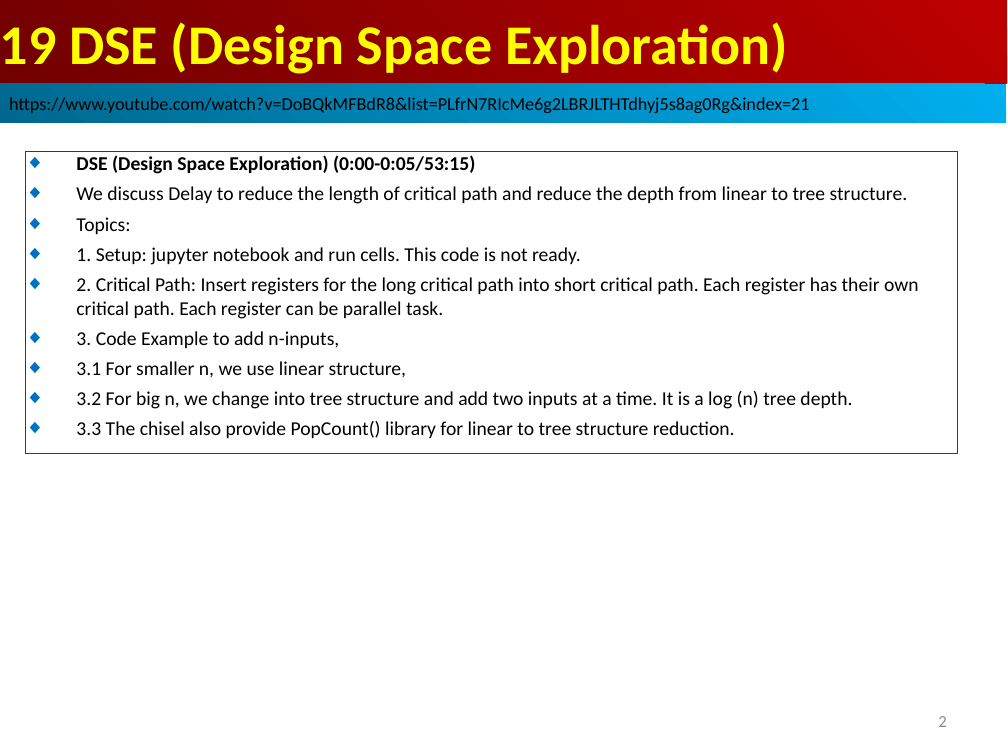
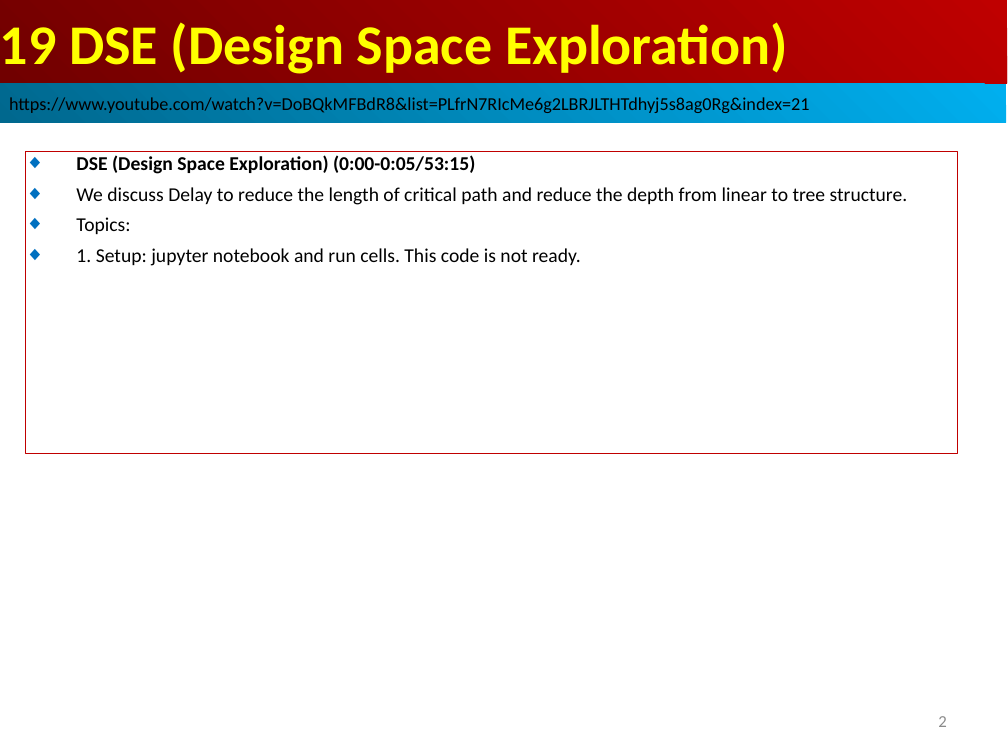
Before and after one commit to peterhchen/AIU_CS800_Chisel, a slide deck: slide 2 of 500_UCSC_HWD/019_DSE/000_Video/019.DSE.ppt. Drawn at 1008x756 pixels with LibreOffice and Linux fonts; fonts in the diff are those of the drawing. Boxes give left, top, right and bottom in pixels: in the first picture for what was removed or moved away, otherwise in the second. Text is boxed around its words. In the diff, an @@ line names an element or a change of style, - is before the commit and + after.

```diff
--- a/500_UCSC_HWD/019_DSE/000_Video/019.DSE.ppt
+++ b/500_UCSC_HWD/019_DSE/000_Video/019.DSE.ppt
@@ text in rectangle at [76,277,919,438]: paragraphs removed @@
-◆ 2. Critical Path: Insert registers for the long critical path into short critical path. Each register has their own critical path. Each register can be parallel task.
-◆ 3. Code Example to add n-inputs,
-◆ 3.1 For smaller n, we use linear structure,
-◆ 3.2 For big n, we change into tree structure and add two inputs at a time. It is a log (n) tree depth.
-◆ 3.3 The chisel also provide PopCount() library for linear to tree structure reduction.
```
Also in this commit, not shown: 10 other slides changed, 7 slides added, 28 slides removed.
